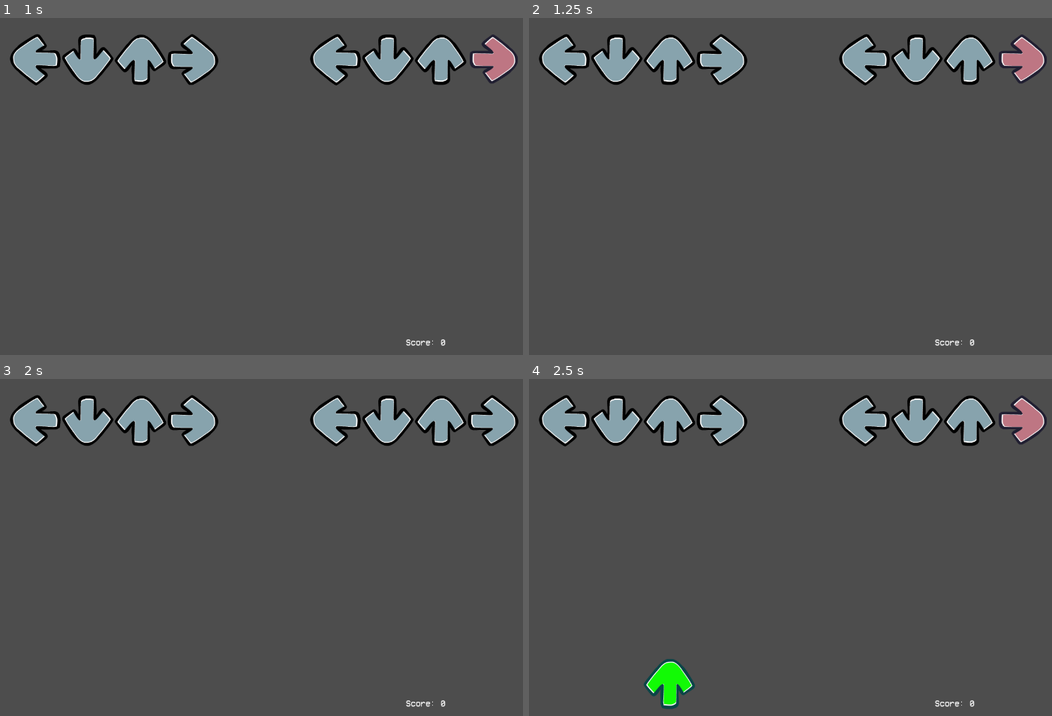
Above: before the commit, frames 1-4 (two rows, left to right).
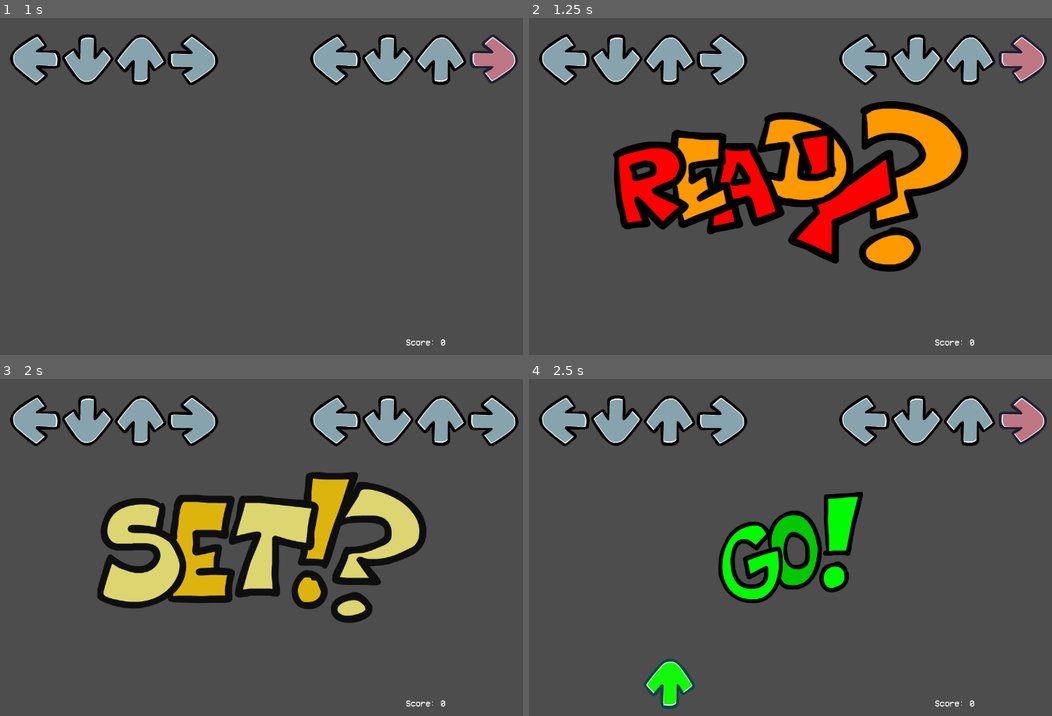
Above: after the commit, the same moments.

Repository: icecapdx/FunkinDX
Game: Godot game, scene res://assets/scenes/PlayState.tscn
The game is run twice, just before and just after one commit, with the same random seed, the same clock (stepped at 60 frames per second) and the same inputs.
Inputs:
- Up to frame 1 (1 s): tap Enter (ACCEPT) at 0.5, 0.6 s; hold M (NOTE_RIGHT) from 0.53 s (still down); tap Space at 0.77 s
- Up to frame 2 (1.25 s): keep holding M (NOTE_RIGHT)
- Up to frame 3 (2 s): release M (NOTE_RIGHT) at 1.28 s; hold Escape (BACK) from 1.28 s (still down); tap Backspace at 1.35 s; tap Space at 1.52 s
- Up to frame 4 (2.5 s): release Escape (BACK) at 2.03 s; hold M (NOTE_RIGHT) from 2.03 s (still down); tap Enter (ACCEPT) at 2.1 s

Frame 1 is identical in both runs. In frame 2, 19% of the frame differs, in the area x 16-84%, y 24-76%; in frame 3, 17%; in frame 4, 5.0%.

Commit message:
countdown
okay time to port a fnf engine to switch cuz bored

Diff:
--- a/source/funkin/play/PlayField.gd
+++ b/source/funkin/play/PlayField.gd
@@ -124,7 +124,11 @@
 
 var _song_started: bool = false
 var _song_paused: bool = false
-
+var _is_in_countdown: bool = false
+var _countdown_step: int = -1
+var _countdown_timer: Timer = null
+
+const COUNTDOWN_VOLUME: float = 0.6
 const RESYNC_THRESHOLD: float = 40.0
 
 func _ready() -> void:
@@ -791,27 +795,141 @@
 		push_error("[Audio] Cannot start song - no audio manager")
 		return
 
-	var start_pos: float = from_position
 	if start_countdown:
-		start_pos = countdown_offset
+		_perform_countdown()
+		return
 
 	_song_started = true
 	_song_paused = false
 
-	print("[Audio] Starting song at position: %.2f ms (countdown: %s)" % [start_pos, start_countdown])
-
+	if _conductor:
+		_conductor.update(from_position, false)
+
+	_song_audio.play(from_position)
+
+func _perform_countdown() -> void:
+	var beat_length: float = 600.0
+	if _conductor:
+		beat_length = _conductor.beat_length_ms
+
+	_countdown_step = -1
+	_is_in_countdown = true
+	_song_started = true
+	_song_paused = false
+
+	var start_pos := beat_length * -5.0
 	if _conductor:
 		_conductor.update(start_pos, false)
 
-	if start_pos >= 0:
-		_song_audio.play(start_pos)
+	_countdown_timer = Timer.new()
+	_countdown_timer.wait_time = beat_length / 1000.0
+	_countdown_timer.one_shot = false
+	add_child(_countdown_timer)
+
+	_countdown_timer.timeout.connect(_on_countdown_tick)
+	_countdown_timer.start()
+
+func _on_countdown_tick() -> void:
+	_countdown_step += 1
+
+	_play_countdown_sound(_countdown_step)
+	_show_countdown_graphic(_countdown_step)
+
+	if _countdown_step >= 4:
+		_is_in_countdown = false
+		if _countdown_timer:
+			_countdown_timer.stop()
+			_countdown_timer.queue_free()
+			_countdown_timer = null
+		if _song_audio:
+			_song_audio.play(0.0)
+
+func _get_countdown_note_style() -> String:
+	if _current_song:
+		var meta = _current_song.get_metadata(variation)
+		if meta and meta.play_data:
+			return meta.play_data.note_style
+	return "funkin"
+
+func _play_countdown_sound(step: int) -> void:
+	var sound_name: String = ""
+	match step:
+		0:
+			sound_name = "introTHREE"
+		1:
+			sound_name = "introTWO"
+		2:
+			sound_name = "introONE"
+		3:
+			sound_name = "introGO"
+		_:
+			return
+
+	var ns := _get_countdown_note_style()
+	var sound_path := "res://assets/sounds/gameplay/countdown/%s/%s.ogg" % [ns, sound_name]
+	if not ResourceLoader.exists(sound_path):
+		sound_path = "res://assets/sounds/gameplay/countdown/funkin/%s.ogg" % sound_name
+	if not ResourceLoader.exists(sound_path):
+		return
+
+	var audio := AudioStreamPlayer.new()
+	audio.stream = load(sound_path)
+	audio.volume_db = linear_to_db(COUNTDOWN_VOLUME)
+	add_child(audio)
+	audio.play()
+	audio.finished.connect(audio.queue_free)
+
+func _show_countdown_graphic(step: int) -> void:
+	var graphic_name: String = ""
+	match step:
+		1:
+			graphic_name = "ready"
+		2:
+			graphic_name = "set"
+		3:
+			graphic_name = "go"
+		_:
+			return
+
+	var ns := _get_countdown_note_style()
+	var is_pixel := ns == "pixel"
+	var img_path := "res://assets/images/ui/countdown/%s/%s.png" % [ns, graphic_name]
+	if not ResourceLoader.exists(img_path):
+		img_path = "res://assets/images/ui/countdown/funkin/%s.png" % graphic_name
+	if not ResourceLoader.exists(img_path):
+		return
+
+	var tex: Texture2D = load(img_path)
+	if tex == null:
+		return
+
+	var overlay := CanvasLayer.new()
+	overlay.layer = 100
+	add_child(overlay)
+
+	var sprite := Sprite2D.new()
+	sprite.texture = tex
+	sprite.centered = true
+	if is_pixel:
+		sprite.texture_filter = CanvasItem.TEXTURE_FILTER_NEAREST
+		sprite.scale = Vector2(6.0, 6.0)
+
+	var viewport_size := get_viewport_rect().size
+	sprite.position = viewport_size / 2.0
+	overlay.add_child(sprite)
+
+	var beat_length: float = 600.0
+	if _conductor:
+		beat_length = _conductor.beat_length_ms
+	var fade_duration: float = beat_length / 1000.0
+
+	var tween := create_tween()
+	if is_pixel:
+		tween.set_trans(Tween.TRANS_LINEAR)
 	else:
-		print("[Audio] Waiting %.2f seconds for countdown..." % (absf(start_pos) / 1000.0))
-		get_tree().create_timer(absf(start_pos) / 1000.0).timeout.connect(func():
-			if _song_started and not _song_paused:
-				print("[Audio] Countdown finished, playing audio")
-				_song_audio.play(0.0)
-		)
+		tween.set_trans(Tween.TRANS_CUBIC).set_ease(Tween.EASE_IN_OUT)
+	tween.tween_property(sprite, "modulate:a", 0.0, fade_duration)
+	tween.tween_callback(overlay.queue_free)
 
 func pause_song() -> void:
 	if not _song_started:
Binary file added: assets/images/ui/countdown/funkin/go.png
Not shown, added: assets/images/ui/countdown/funkin/go.png.import
Binary file added: assets/images/ui/countdown/funkin/ready.png
Not shown, added: assets/images/ui/countdown/funkin/ready.png.import
Binary file added: assets/images/ui/countdown/funkin/set.png
Not shown, added: assets/images/ui/countdown/funkin/set.png.import
Binary file added: assets/images/ui/countdown/pixel/go.png
Not shown, added: assets/images/ui/countdown/pixel/go.png.import
Binary file added: assets/images/ui/countdown/pixel/ready.png
Not shown, added: assets/images/ui/countdown/pixel/ready.png.import
Binary file added: assets/images/ui/countdown/pixel/set.png
Not shown, added: assets/images/ui/countdown/pixel/set.png.import
(and 44 more such lines)
